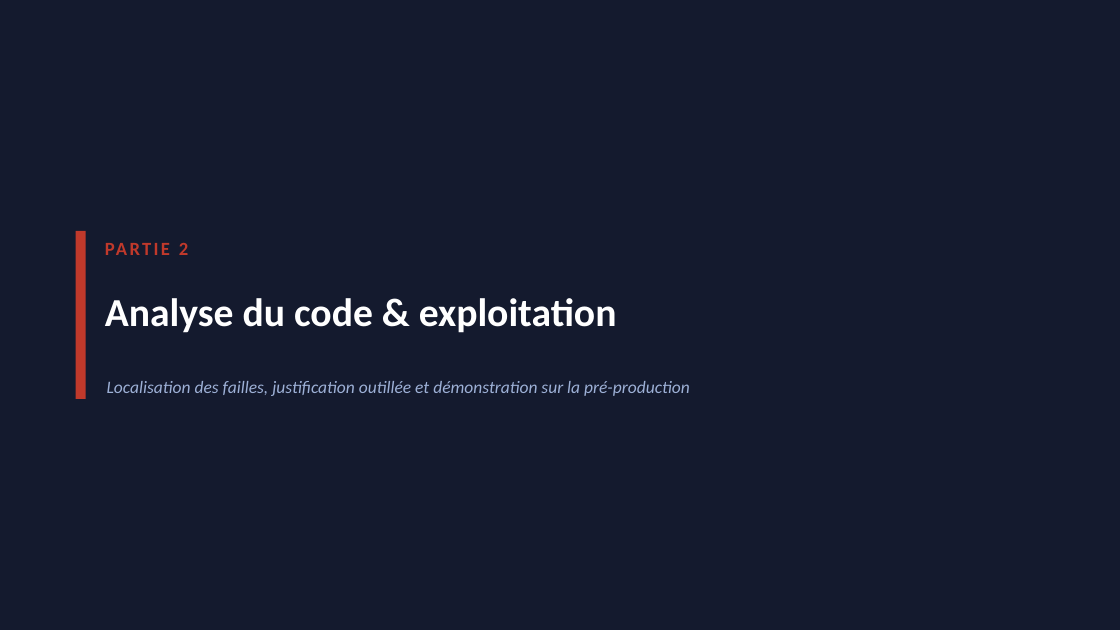
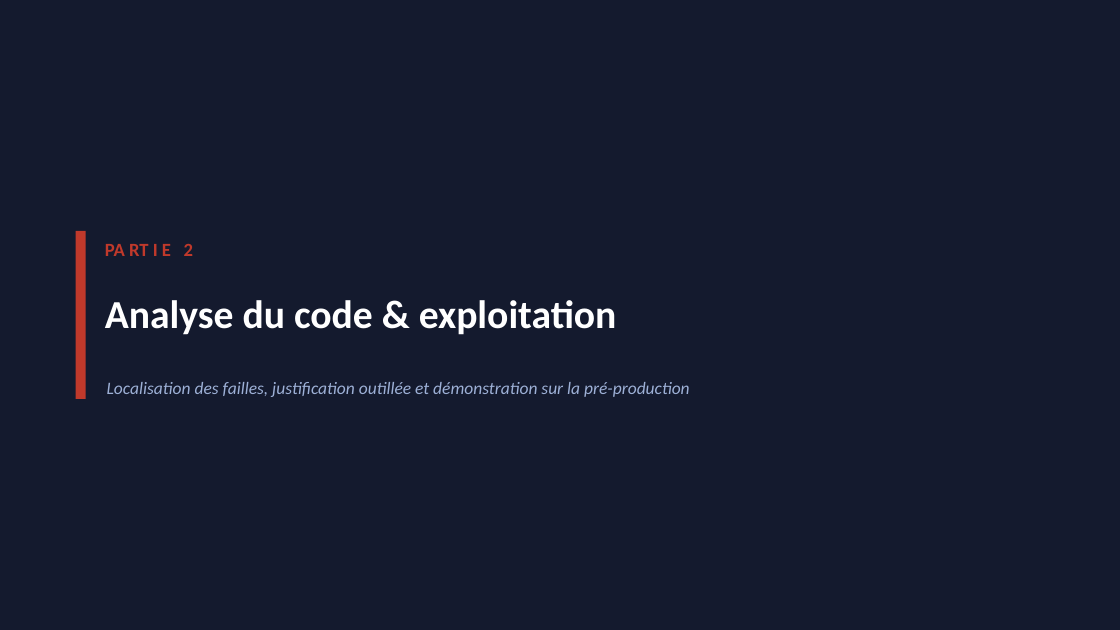
Before and after one commit to sody-ops/project-hackbnb-sources, a slide deck: slide 9 of livrables/HackBNB_soutenance.pptx. Drawn at 1120x630 pixels with LibreOffice and Linux fonts; fonts in the diff are those of the drawing. Boxes give left, top, right and bottom in pixels: in the first picture for what was removed or moved away, otherwise in the second. Text is boxed around its words. In the diff, an @@ line names an element or a change of style, - is before the commit and + after.

```diff
--- a/livrables/HackBNB_soutenance.pptx
+++ b/livrables/HackBNB_soutenance.pptx
@@ background #141A2E to #FFFFFF @@
@@ freeform shape added at <box>0,0,1120,630</box>, fill #141A2E @@
@@ text added at <box>105,244,193,256</box>, 16 pt, text #C0392B, bold @@
+PA RT I E 2
@@ text removed at <box>179,243,188,255</box> @@
-PARTIE 2
@@ text "Analyse du code & exploitation" at <box>105,300,617,335</box>: vertical alignment middle to top @@
@@ text "Localisation des failles, justification outillée ..." at <box>107,382,690,397</box>: vertical alignment middle to top @@
```
Also in this commit, not shown: 20 other slides changed.
